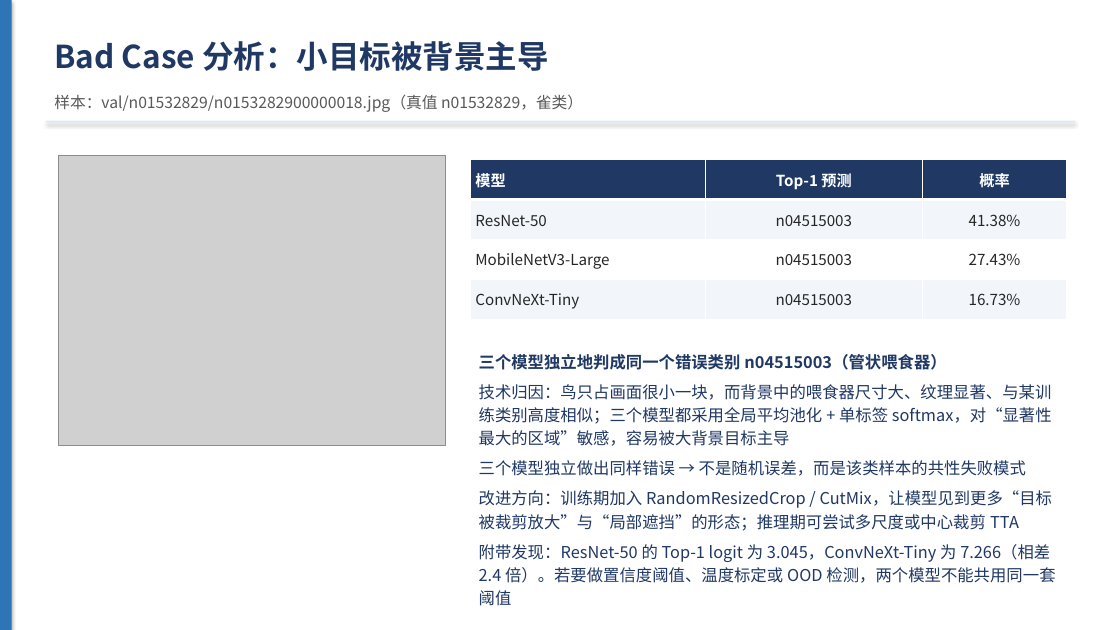
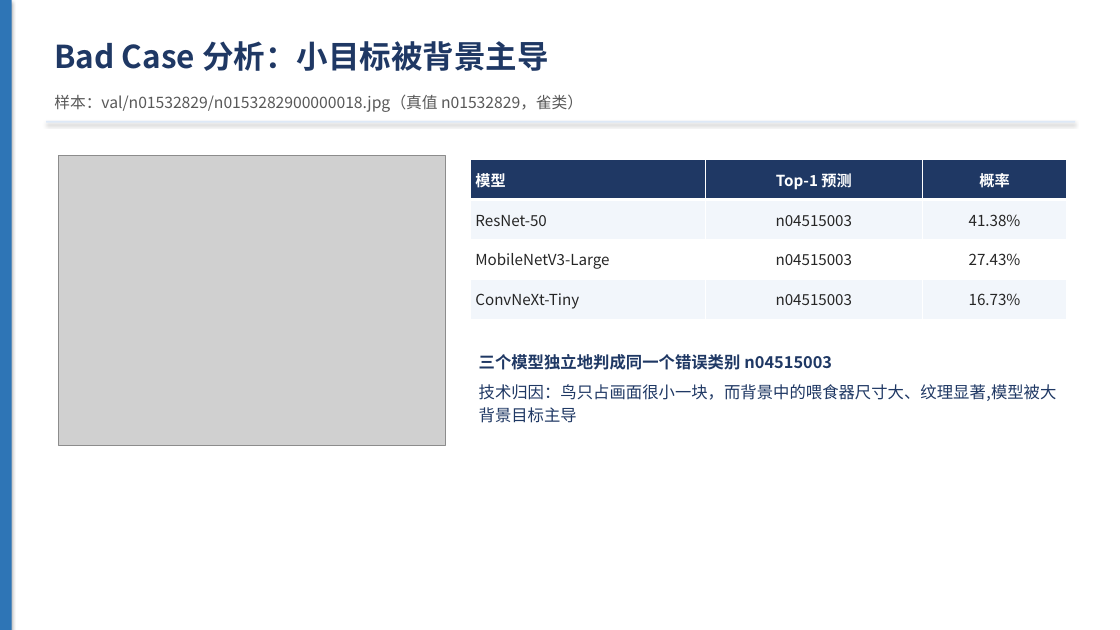
Before and after one commit to adddd392/study0, a slide deck: slide 22 of docs/第一周汇报.pptx. Drawn at 1120x630 pixels with LibreOffice and Linux fonts; fonts in the diff are those of the drawing; grey boxes stand for pictures. Boxes give left, top, right and bottom in pixels: in the first picture for what was removed or moved away, otherwise in the second. Text is boxed around its words. In the diff, an @@ line names an element or a change of style, - is before the commit and + after.

Commit message:
完善ppt

```diff
--- a/docs/第一周汇报.pptx
+++ b/docs/第一周汇报.pptx
@@ text at box(479, 354, 1057, 423): text changed @@
-三个模型独立地判成同一个错误类别 n04515003（管状喂食器）
-技术归因：鸟只占画面很小一块，而背景中的喂食器尺寸大、纹理显著、与某训练类别高度相似；三个模型都采用全局平均池化 + 单标签 softmax，对“显著性最大的区域”敏感，容易被大背景目标主导
-三个模型独立做出同样错误 → 不是随机误差，而是该类样本的共性失败模式
-改进方向：训练期加入 RandomResizedCrop / CutMix，让模型见到更多“目标被裁剪放大”与“局部遮挡”的形态；推理期可尝试多尺度或中心裁剪 TTA
-附带发现：ResNet-50 的 Top-1 logit 为 3.045，ConvNeXt-Tiny 为 7.266（相差 2.4 倍）。若要做置信度阈值、温度标定或 OOD 检测，两个模型不能共用同一套阈值
+三个模型独立地判成同一个错误类别 n04515003
+技术归因：鸟只占画面很小一块，而背景中的喂食器尺寸大、纹理显著,模型被大背景目标主导
```
